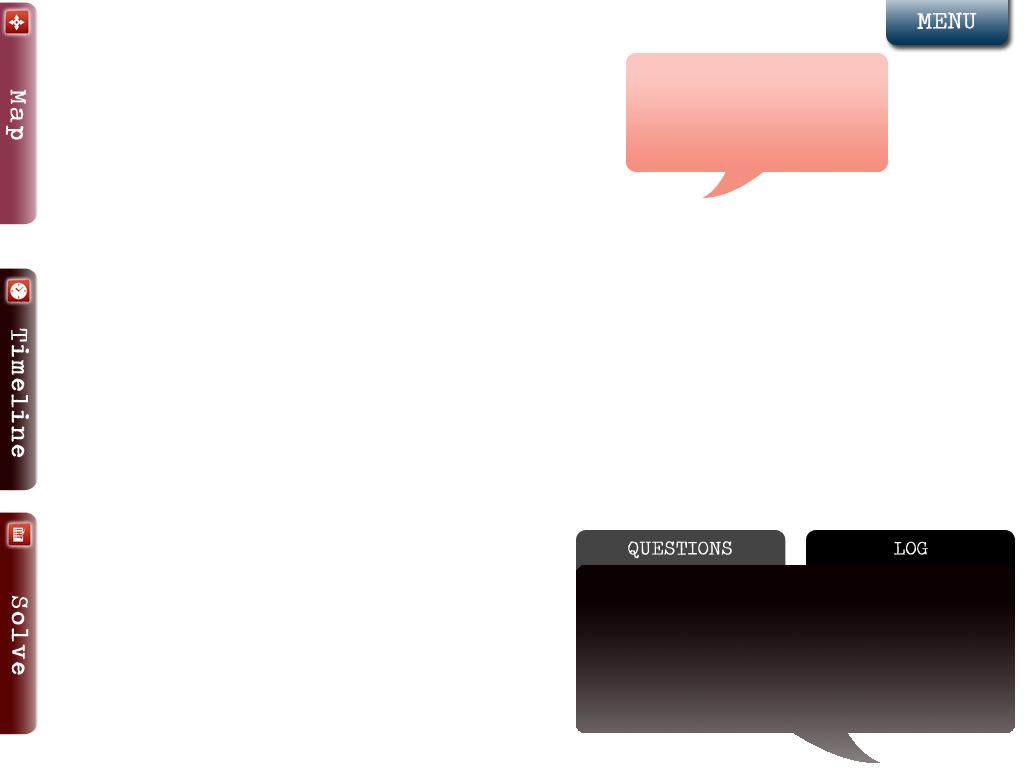
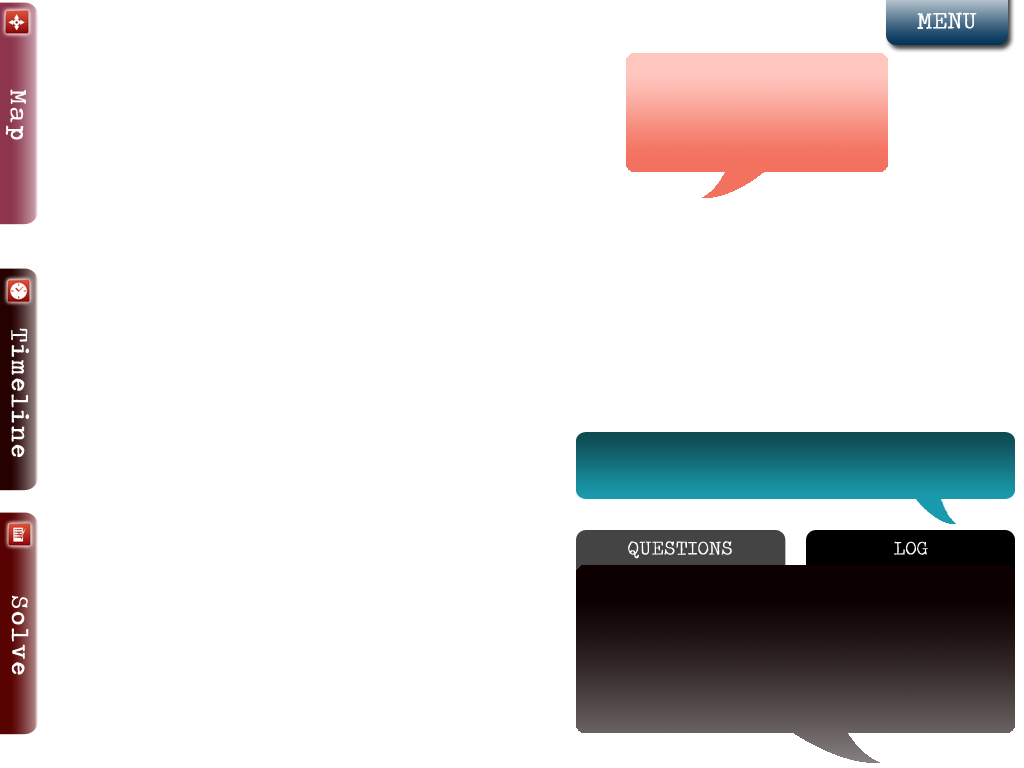
Revision of a layered (1024, 768) image; what changed, layer by layer:
added layer "Shape 11" (95%) above "Shape 9 copy" over [576, 432, 1015, 499]
added layer "Shape 9 copy" (95%) above "Shape 9" over [916, 499, 956, 524]
"Shape 9": opacity 75% → 95%, painted on it, unmasked it over [626, 53, 888, 198]
